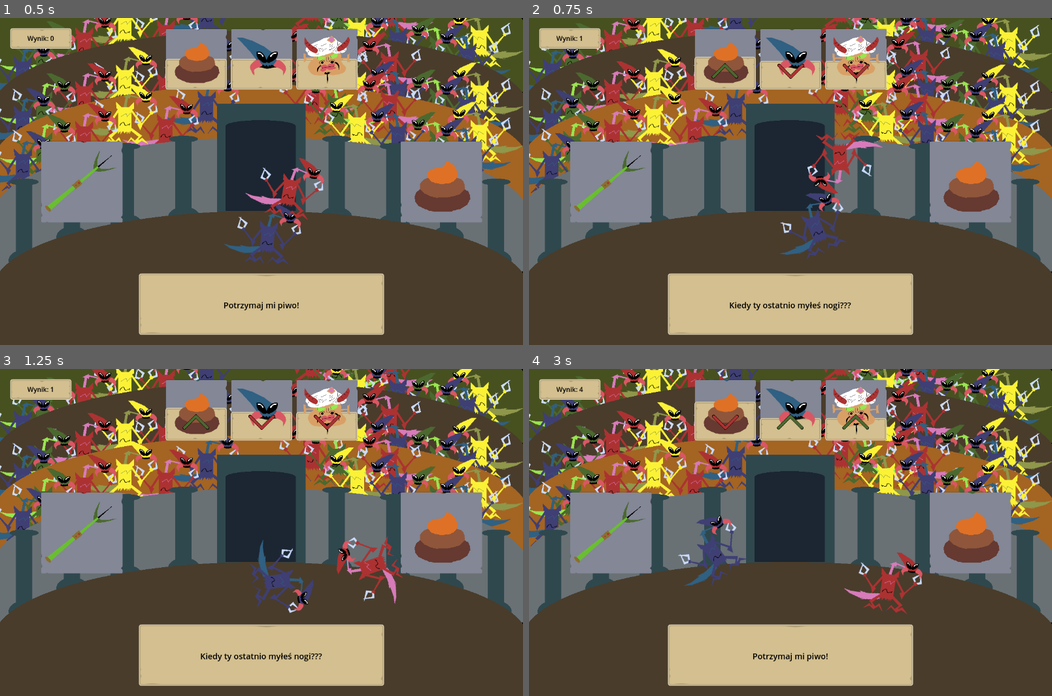
Above: before the commit, frames 1-4 (two rows, left to right).
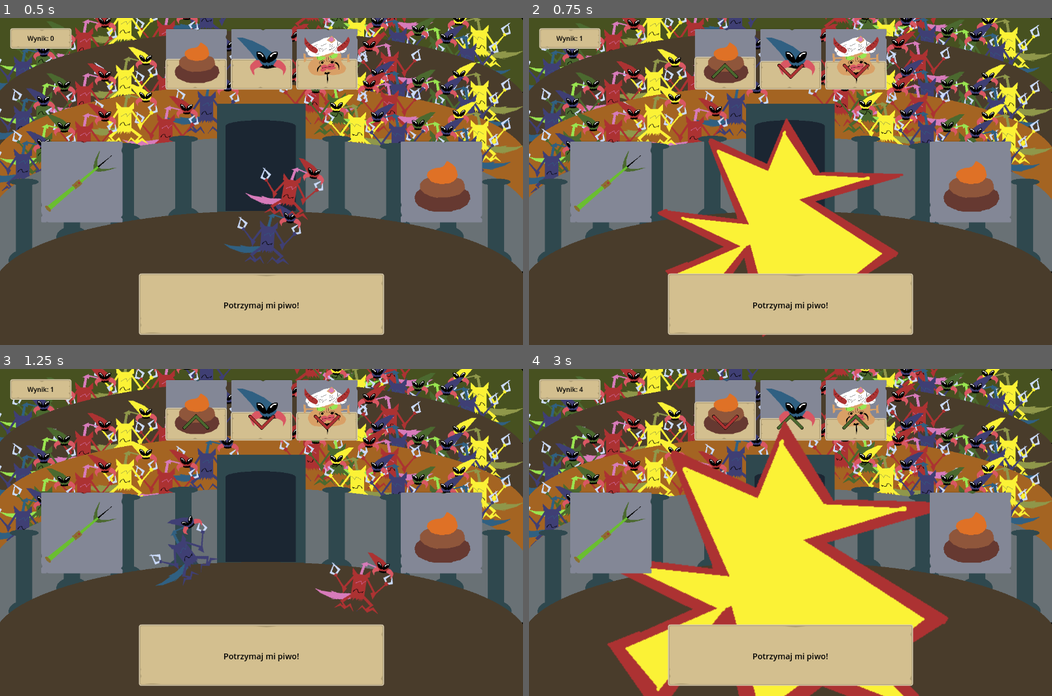
Above: after the commit, the same moments.

Repository: P1X-in/space-tricks
Game: Godot game, scene res://scenes/main.tscn
Two runs of this game, one before a commit and one after it. Both use one fixed random seed, a clock stepped at 60 frames per second and the inputs below.
Inputs (mouse positions are in pixels of both pictures, inside the frame that each line leads up to):
- Up to frame 1 (0.5 s): no input
- Up to frame 2 (0.75 s): click (612, 181) at 0.5 s
- Up to frame 3 (1.25 s): no input
- Up to frame 4 (3 s): click (612, 532) at 1.25 s; click (612, 532) at 2 s; tap Enter at 2.75 s; move the mouse to (905, 516) at 2.77 s; tap F at 2.85 s

Frame 1 is identical in both runs. In frame 2, 12% of the frame differs, in the area x 24-72%, y 30-98%; in frame 3, 3.1%; in frame 4, 22%, in the area x 15-81%, y 16-100%.

Commit message:
Transitions

Diff:
--- a/scenes/main.gd
+++ b/scenes/main.gd
@@ -34,7 +34,9 @@
 
 func present_next_trick() -> void:
 	if self.current_trick != null:
+		self.current_trick.reset_state()
 		self.trick_anchor.remove_child(self.current_trick)
+		self.current_trick.show()
 	self.current_trick = self.tricks.get_random_trick()
 	self.trick_anchor.add_child(self.current_trick)
 	self.current_trick.trick()
@@ -51,11 +53,15 @@
 
 
 func _on_kill_pressed() -> void:
-	self._turn_progress(self.current_trick.kill_outcome)
+	self._apply_resource_change(self.current_trick.kill_outcome)
+	self._increase_score()
+	$"board/animations".play("explode")
 
 
 func _on_gold_pressed() -> void:
-	self._turn_progress(self.current_trick.gold_outcome)
+	self._apply_resource_change(self.current_trick.gold_outcome)
+	self._increase_score()
+	$"board/animations".play("poo")
 
 
 func _on_mouse_exited() -> void:
@@ -108,3 +114,7 @@
 
 func _quit_game() -> void:
 	self.get_tree().quit()
+
+
+func _hide_trick() -> void:
+	self.current_trick.hide()
--- a/scenes/main.tscn
+++ b/scenes/main.tscn
@@ -12,10 +12,184 @@
 [ext_resource type="PackedScene" uid="uid://d4ab5oi6a5qxw" path="res://scenes/aliens/alien1_4.tscn" id="8_hxon2"]
 [ext_resource type="Texture2D" uid="uid://c0m2e8ncc1yf3" path="res://assets/gfx/ui/alien.png" id="12_d2ijk"]
 [ext_resource type="Texture2D" uid="uid://b72wr2sy4sbi2" path="res://assets/gfx/ui/sultan.png" id="13_re8ta"]
+[ext_resource type="Texture2D" uid="uid://bhv674c6olu63" path="res://assets/gfx/ui/explosion.png" id="14_fxbe1"]
 [ext_resource type="Texture2D" uid="uid://bmmugsn5pb3gr" path="res://assets/gfx/ui/spear.png" id="16_58w7k"]
 [ext_resource type="Texture2D" uid="uid://dich6oaty3kqu" path="res://assets/gfx/ui/sub_panel.png" id="16_jsmmh"]
 [ext_resource type="Texture2D" uid="uid://c1x80ns50ssnh" path="res://assets/gfx/ui/poo.png" id="16_vcwqo"]
 [ext_resource type="Texture2D" uid="uid://3kinm8tyygk7" path="res://assets/gfx/ui/sub_panel2.png" id="17_ptoyv"]
+
+[sub_resource type="Animation" id="Animation_5hdqt"]
+resource_name = "explode"
+length = 0.5
+step = 0.05
+tracks/0/type = "value"
+tracks/0/imported = false
+tracks/0/enabled = true
+tracks/0/path = NodePath("effect/explosion:visible")
+tracks/0/interp = 1
+tracks/0/loop_wrap = true
+tracks/0/keys = {
+"times": PackedFloat32Array(0, 0.1, 0.2),
+"transitions": PackedFloat32Array(1, 1, 1),
+"update": 1,
+"values": [false, true, false]
+}
+tracks/1/type = "value"
+tracks/1/imported = false
+tracks/1/enabled = true
+tracks/1/path = NodePath("effect/explosion:scale")
+tracks/1/interp = 1
+tracks/1/loop_wrap = true
+tracks/1/keys = {
+"times": PackedFloat32Array(0, 0.1, 0.15, 0.2),
+"transitions": PackedFloat32Array(1, 1, 1, 1),
+"update": 0,
+"values": [Vector2(1, 1), Vector2(0.1, 0.1), Vector2(2, 2), Vector2(0.1, 0.1)]
+}
+tracks/2/type = "method"
+tracks/2/imported = false
+tracks/2/enabled = true
+tracks/2/path = NodePath("..")
+tracks/2/interp = 1
+tracks/2/loop_wrap = true
+tracks/2/keys = {
+"times": PackedFloat32Array(0.15, 0.5),
+"transitions": PackedFloat32Array(1, 1),
+"values": [{
+"args": [],
+"method": &"_hide_trick"
+}, {
+"args": [],
+"method": &"present_next_trick"
+}]
+}
+
+[sub_resource type="Animation" id="Animation_82580"]
+length = 0.001
+tracks/0/type = "value"
+tracks/0/imported = false
+tracks/0/enabled = true
+tracks/0/path = NodePath("effect/explosion:visible")
+tracks/0/interp = 1
+tracks/0/loop_wrap = true
+tracks/0/keys = {
+"times": PackedFloat32Array(0),
+"transitions": PackedFloat32Array(1),
+"update": 1,
+"values": [false]
+}
+tracks/1/type = "value"
+tracks/1/imported = false
+tracks/1/enabled = true
+tracks/1/path = NodePath("effect/explosion:scale")
+tracks/1/interp = 1
+tracks/1/loop_wrap = true
+tracks/1/keys = {
+"times": PackedFloat32Array(0),
+"transitions": PackedFloat32Array(1),
+"update": 0,
+"values": [Vector2(0.1, 0.1)]
+}
+tracks/2/type = "value"
+tracks/2/imported = false
+tracks/2/enabled = true
+tracks/2/path = NodePath("effect/poo:position")
+tracks/2/interp = 1
+tracks/2/loop_wrap = true
+tracks/2/keys = {
+"times": PackedFloat32Array(0),
+"transitions": PackedFloat32Array(1),
+"update": 0,
+"values": [Vector2(0, -200)]
+}
+tracks/3/type = "value"
+tracks/3/imported = false
+tracks/3/enabled = true
+tracks/3/path = NodePath("effect/poo:visible")
+tracks/3/interp = 1
+tracks/3/loop_wrap = true
+tracks/3/keys = {
+"times": PackedFloat32Array(0),
+"transitions": PackedFloat32Array(1),
+"update": 1,
+"values": [false]
+}
+tracks/4/type = "value"
+tracks/4/imported = false
+tracks/4/enabled = true
+tracks/4/path = NodePath("effect/poo:modulate")
+tracks/4/interp = 1
+tracks/4/loop_wrap = true
+tracks/4/keys = {
+"times": PackedFloat32Array(0),
+"transitions": PackedFloat32Array(1),
+"update": 0,
+"values": [Color(1, 1, 1, 1)]
+}
+
+[sub_resource type="Animation" id="Animation_7qrdv"]
+resource_name = "poo"
+length = 0.5
+tracks/0/type = "value"
+tracks/0/imported = false
+tracks/0/enabled = true
+tracks/0/path = NodePath("effect/poo:position")
+tracks/0/interp = 1
+tracks/0/loop_wrap = true
+tracks/0/keys = {
+"times": PackedFloat32Array(0, 0.1, 0.2, 0.3),
+"transitions": PackedFloat32Array(1, 1, 1, 1),
+"update": 0,
+"values": [Vector2(0, -1000), Vector2(0, -200), Vector2(0, -200), Vector2(0, -200)]
+}
+tracks/1/type = "value"
+tracks/1/imported = false
+tracks/1/enabled = true
+tracks/1/path = NodePath("effect/poo:visible")
+tracks/1/interp = 1
+tracks/1/loop_wrap = true
+tracks/1/keys = {
+"times": PackedFloat32Array(0, 0.3),
+"transitions": PackedFloat32Array(1, 1),
+"update": 1,
+"values": [true, false]
+}
+tracks/2/type = "value"
+tracks/2/imported = false
+tracks/2/enabled = true
+tracks/2/path = NodePath("effect/poo:modulate")
+tracks/2/interp = 1
+tracks/2/loop_wrap = true
+tracks/2/keys = {
+"times": PackedFloat32Array(0.2, 0.3),
+"transitions": PackedFloat32Array(1, 1),
+"update": 0,
+"values": [Color(1, 1, 1, 1), Color(1, 1, 1, 0)]
+}
+tracks/3/type = "method"
+tracks/3/imported = false
+tracks/3/enabled = true
+tracks/3/path = NodePath("..")
+tracks/3/interp = 1
+tracks/3/loop_wrap = true
+tracks/3/keys = {
+"times": PackedFloat32Array(0.1, 0.5),
+"transitions": PackedFloat32Array(1, 1),
+"values": [{
+"args": [],
+"method": &"_hide_trick"
+}, {
+"args": [],
+"method": &"present_next_trick"
+}]
+}
+
+[sub_resource type="AnimationLibrary" id="AnimationLibrary_64he4"]
+_data = {
+"RESET": SubResource("Animation_82580"),
+"explode": SubResource("Animation_5hdqt"),
+"poo": SubResource("Animation_7qrdv")
+}
 
 [node name="Main" type="Control"]
 layout_mode = 3
@@ -304,6 +478,29 @@
 offset_bottom = 100.0
 grow_horizontal = 2
 grow_vertical = 2
+
+[node name="effect" type="Control" parent="board"]
+layout_mode = 1
+anchors_preset = 8
+anchor_left = 0.5
+anchor_top = 0.5
+anchor_right = 0.5
+anchor_bottom = 0.5
+offset_top = 100.0
+offset_bottom = 100.0
+grow_horizontal = 2
+grow_vertical = 2
+
+[node name="explosion" type="Sprite2D" parent="board/effect"]
+visible = false
+scale = Vector2(0.1, 0.1)
+texture = ExtResource("14_fxbe1")
+
+[node name="poo" type="Sprite2D" parent="board/effect"]
+visible = false
+position = Vector2(0, -200)
+scale = Vector2(6, 6)
+texture = ExtResource("16_vcwqo")
 
 [node name="kill" type="Control" parent="board"]
 layout_mode = 1
@@ -432,6 +629,11 @@
 horizontal_alignment = 1
 vertical_alignment = 1
 
+[node name="animations" type="AnimationPlayer" parent="board"]
+libraries = {
+"": SubResource("AnimationLibrary_64he4")
+}
+
 [node name="end" type="Control" parent="."]
 visible = false
 layout_mode = 1
--- a/scenes/tricks/tower.tscn
+++ b/scenes/tricks/tower.tscn
@@ -77,7 +77,7 @@
 }
 
 [node name="Tower" instance=ExtResource("1_w0trm")]
-messages = ["Potrzymaj mi piwo!", "Kiedy ty ostatnio myłeś nogi???"]
+messages = ["Potrzymaj mi piwo!", "Kiedy ty ostatnio myłeś nogi???", "Hyc o podłogę i kosmita bęc!"]
 
 [node name="Path2D" type="Path2D" parent="." index="0"]
 curve = SubResource("Curve2D_xdntm")
Binary file removed: assets/gfx/to_be_removed/alien.jpg
Not shown, removed: assets/gfx/to_be_removed/alien.jpg.import
Binary file removed: assets/gfx/to_be_removed/arena.jpg
Not shown, removed: assets/gfx/to_be_removed/arena.jpg.import
Binary file removed: assets/gfx/to_be_removed/chevron.png
Not shown, removed: assets/gfx/to_be_removed/chevron.png.import
Binary file removed: assets/gfx/to_be_removed/poo.png
Not shown, removed: assets/gfx/to_be_removed/poo.png.import
Binary file removed: assets/gfx/to_be_removed/scroll.webp
Not shown, removed: assets/gfx/to_be_removed/scroll.webp.import
Binary file removed: assets/gfx/to_be_removed/spear.jpg
Binary file removed: assets/gfx/to_be_removed/sultan.jpg
(and 9 more such lines)
